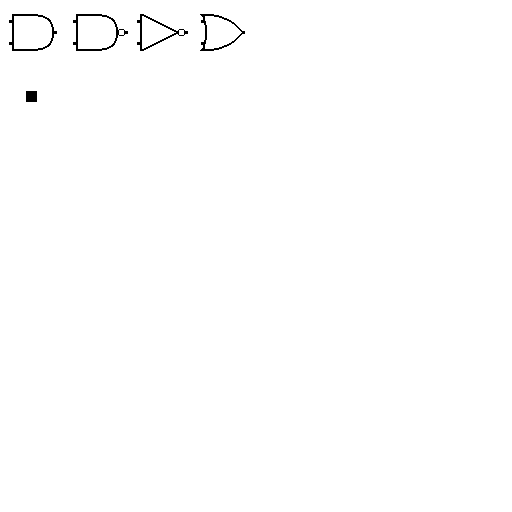
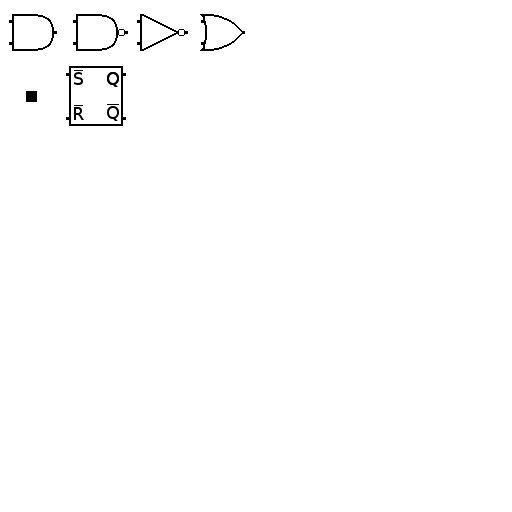
Layer changes from the first w=512, h=512 image to the second:
added layer "Q #1" above "Q" over (107, 106, 119, 121)
added layer "Q" above "R" over (107, 72, 119, 87)
added layer "R" above "S" over (74, 107, 84, 120)
added layer "S" above "SR" over (74, 72, 83, 85)
added layer "SR" above "Input" over (66, 66, 126, 126)
